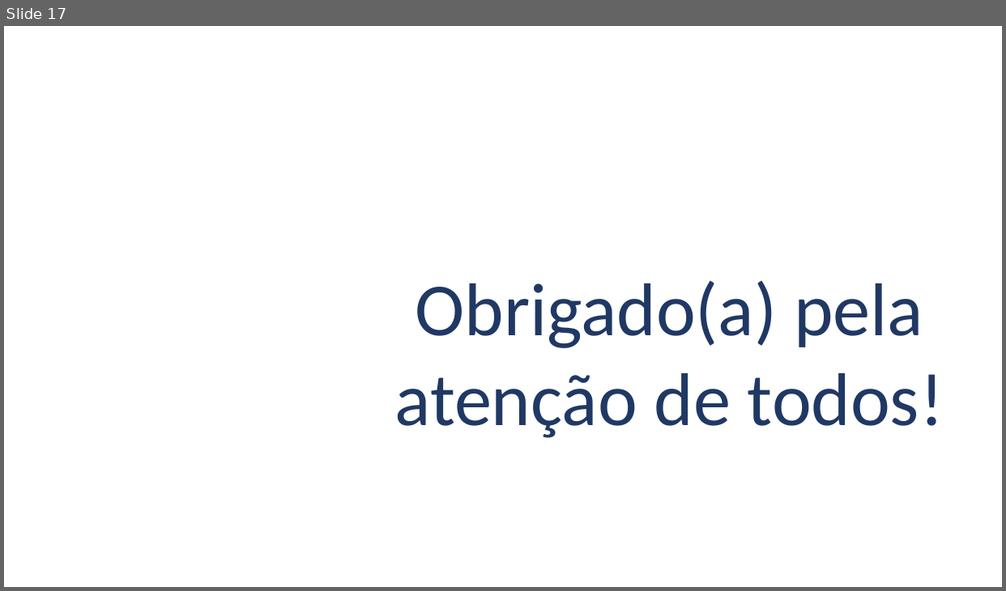
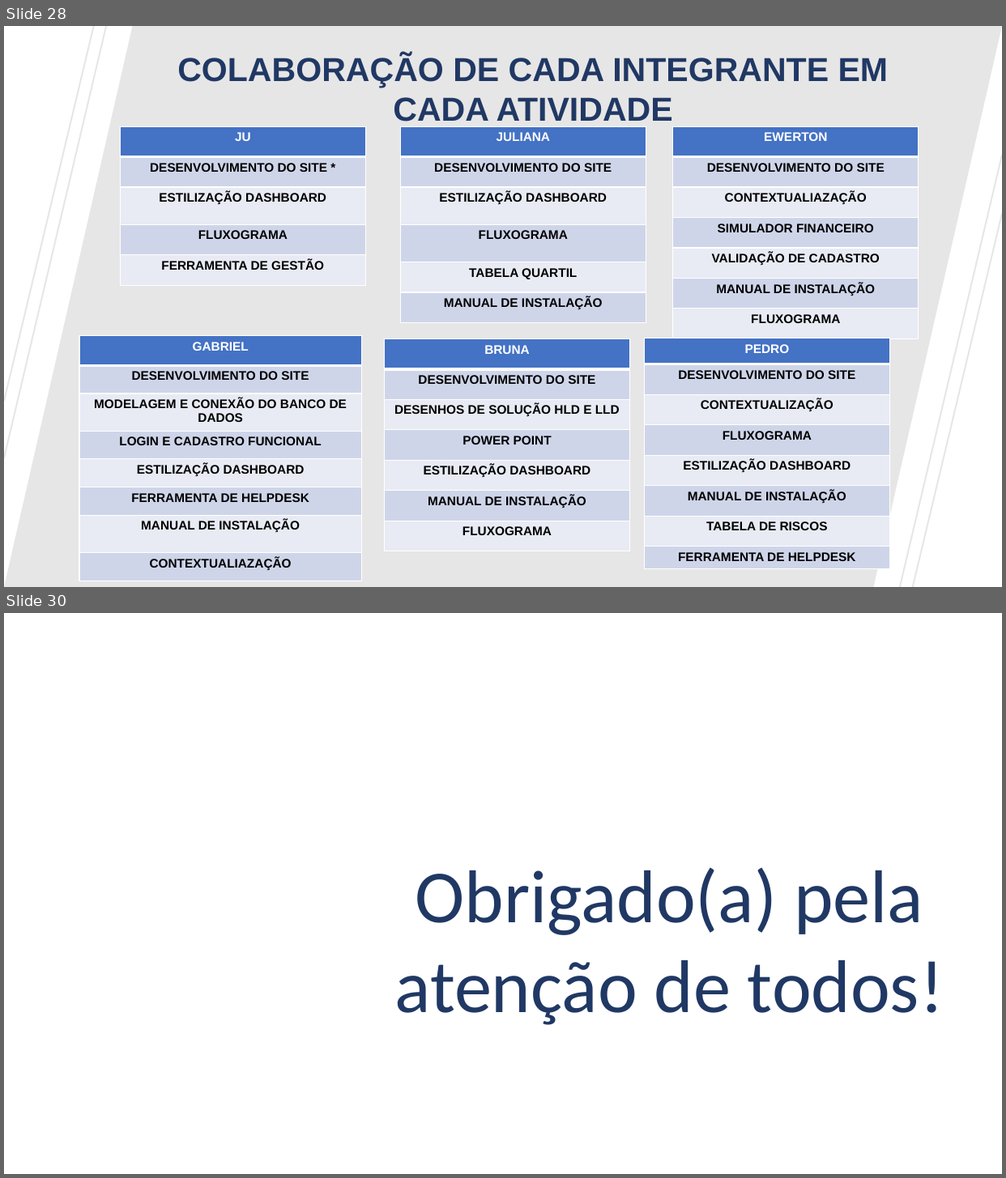
Before and after one commit to ewertonoliveira-dev/Projeto-Volt-Solar, a slide deck: ApresentaçãoPPT.pptx. Shown one above the other, each under a label of ours: slide 17 before the commit, slides 28 and 30 after it; the slides between them are not shown. The pictures are 1006x591 and 1006x1178 pixels, drawn with LibreOffice and Linux fonts; fonts in the diff are those of the drawing; background and template pictures are left out. Boxes give left, top, right and bottom in pixels: in the first picture for what was removed or moved away, otherwise in the second. Text is boxed around its words. In the diff, an @@ line names an element or a change of style, - is before the commit and + after.

Commit message:
PowerPoint

```diff
--- a/ApresentaçãoPPT.pptx
+++ b/ApresentaçãoPPT.pptx
@@ slide 28 added at (4,26,1002,587), background picture (left out) @@
@@ parallelogram added at (4,26,1002,587), fill #E7E6E6 @@
@@ line added from (107, 26) to (4, 459), #E7E6E6 1.5 pt @@
@@ line added from (94, 26) to (4, 401), #E7E6E6 1.5 pt @@
@@ text added at (177,54,889,122), 32 pt, text #203864, bold @@
+COLABORAÇÃO DE CADA INTEGRANTE EM CADA ATIVIDADE
@@ table added at (120,126,365,285), 5 rows, 1 columns @@
+JU
+DESENVOLVIMENTO DO SITE *
+ESTILIZAÇÃO DASHBOARD
+FLUXOGRAMA
+FERRAMENTA DE GESTÃO
@@ table added at (401,126,646,322), 6 rows, 1 columns @@
+JULIANA
+DESENVOLVIMENTO DO SITE
+ESTILIZAÇÃO DASHBOARD
+FLUXOGRAMA
+TABELA QUARTIL
+MANUAL DE INSTALAÇÃO
@@ table added at (673,126,918,339), 7 rows, 1 columns @@
+EWERTON
+DESENVOLVIMENTO DO SITE
+CONTEXTUALIAZAÇÃO
+SIMULADOR FINANCEIRO
+VALIDAÇÃO DE CADASTRO
+MANUAL DE INSTALAÇÃO
+FLUXOGRAMA
@@ line added from (1002, 155) to (900, 587), #E7E6E6 1.5 pt @@
@@ line added from (1002, 214) to (912, 587), #E7E6E6 1.5 pt @@
@@ table added at (79,336,362,581), 8 rows, 1 columns @@
+GABRIEL
+DESENVOLVIMENTO DO SITE
+MODELAGEM E CONEXÃO DO BANCO DE DADOS
+LOGIN E CADASTRO FUNCIONAL
+ESTILIZAÇÃO DASHBOARD
+FERRAMENTA DE HELPDESK
+MANUAL DE INSTALAÇÃO
+CONTEXTUALIAZAÇÃO
@@ table added at (385,339,630,552), 7 rows, 1 columns @@
+BRUNA
+DESENVOLVIMENTO DO SITE
+DESENHOS DE SOLUÇÃO HLD E LLD
+POWER POINT
+ESTILIZAÇÃO DASHBOARD
+MANUAL DE INSTALAÇÃO
+FLUXOGRAMA
@@ table added at (644,338,889,569), 8 rows, 1 columns @@
+PEDRO
+DESENVOLVIMENTO DO SITE
+CONTEXTUALIZAÇÃO
+FLUXOGRAMA
+ESTILIZAÇÃO DASHBOARD
+MANUAL DE INSTALAÇÃO
+TABELA DE RISCOS
+FERRAMENTA DE HELPDESK
@@ what was slide 17 is now slide 30 @@
```
Also in this commit, not shown: 3 slides changed, 13 other slides added, 1 slide removed.
